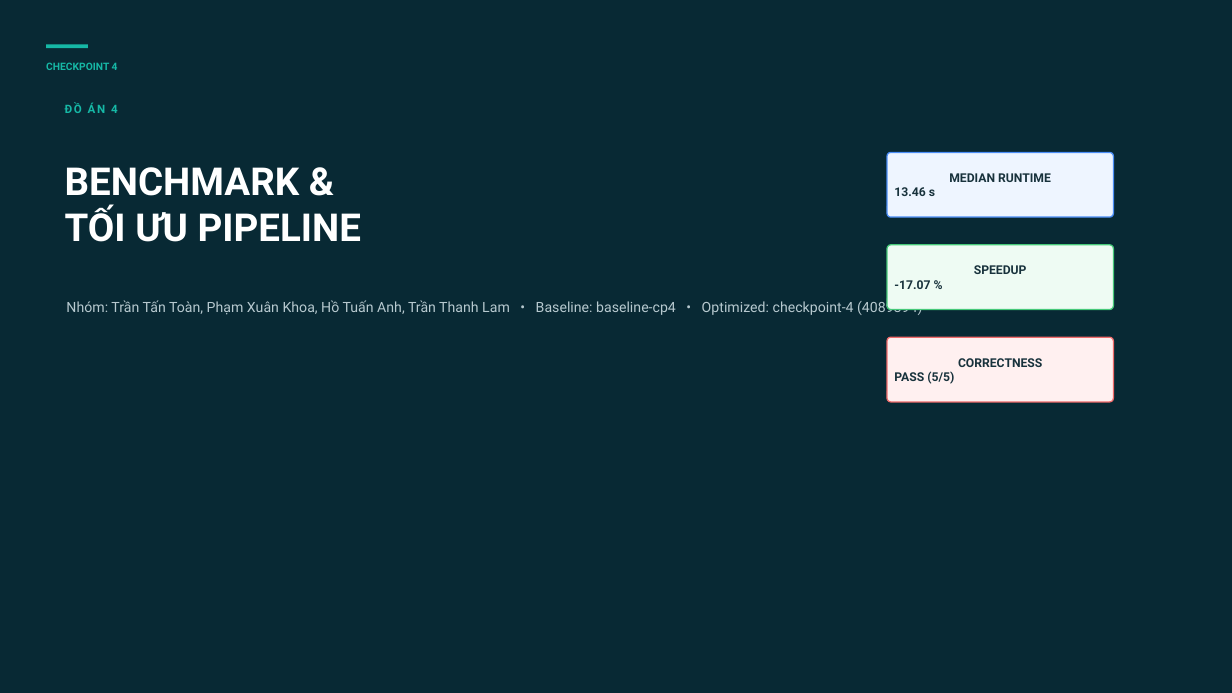
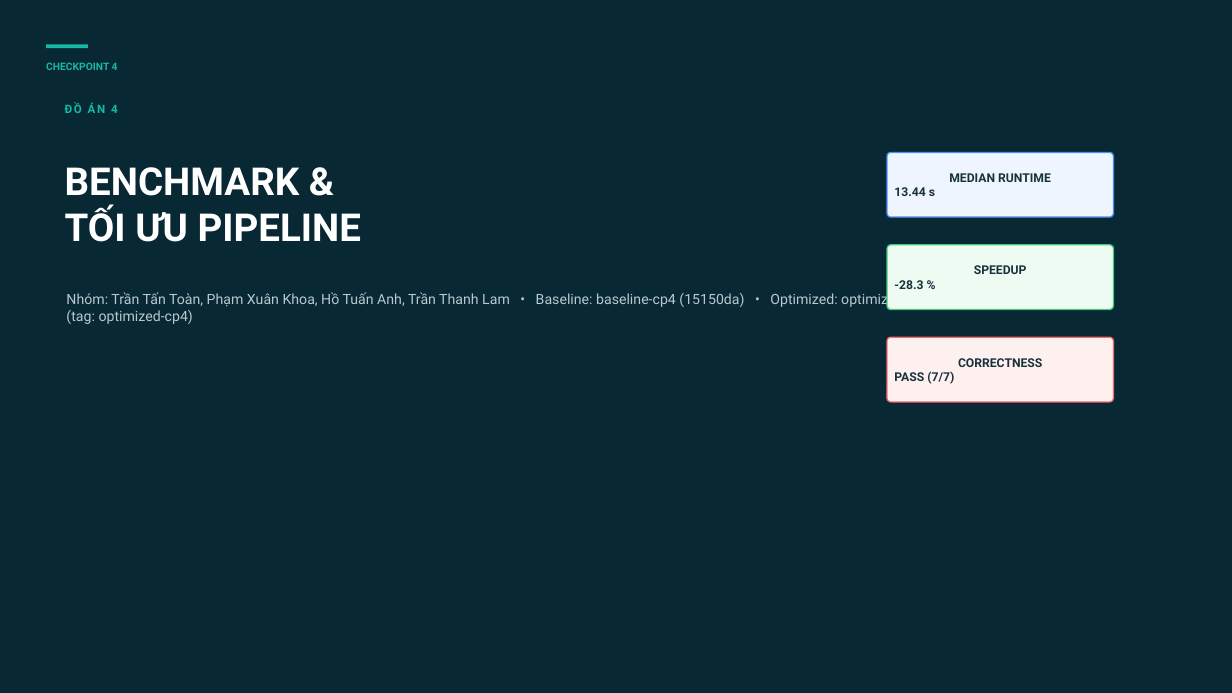
Before and after one commit to minwell09/final_bigdata, a slide deck: slide 1 of docs/BigData_DoAn4_Checkpoint4_Report.pptx. Drawn at 1232x693 pixels with LibreOffice and Linux fonts; fonts in the diff are those of the drawing. Boxes give left, top, right and bottom in pixels: in the first picture for what was removed or moved away, otherwise in the second. Text is boxed around its words. In the diff, an @@ line names an element or a change of style, - is before the commit and + after.

Commit message:
feat(checkpoint-4): keep E02 shuffle.partitions=8 (-28.33%, -92.9% tasks), revert E01/E03, add Spark UI evidence & reports

```diff
--- a/docs/BigData_DoAn4_Checkpoint4_Report.pptx
+++ b/docs/BigData_DoAn4_Checkpoint4_Report.pptx
@@ text at bbox=[894, 187, 935, 196]: text changed @@
-13.46 s
+13.44 s
@@ text at bbox=[66, 291, 930, 324]: text changed @@
-Nhóm: Trần Tấn Toàn, Phạm Xuân Khoa, Hồ Tuấn Anh, Trần Thanh Lam • Baseline: baseline-cp4 • Optimized: checkpoint-4 (4089894)
+Nhóm: Trần Tấn Toàn, Phạm Xuân Khoa, Hồ Tuấn Anh, Trần Thanh Lam • Baseline: baseline-cp4 (15150da) • Optimized: optimized-cp4 (tag: optimized-cp4)
@@ text at bbox=[894, 280, 923, 289]: text changed @@
--17.07 %
+-28.3 %
@@ text at bbox=[894, 371, 954, 384]: text changed @@
-PASS (5/5)
+PASS (7/7)
```
Also in this commit, not shown: 5 other slides changed, 12 other files.
